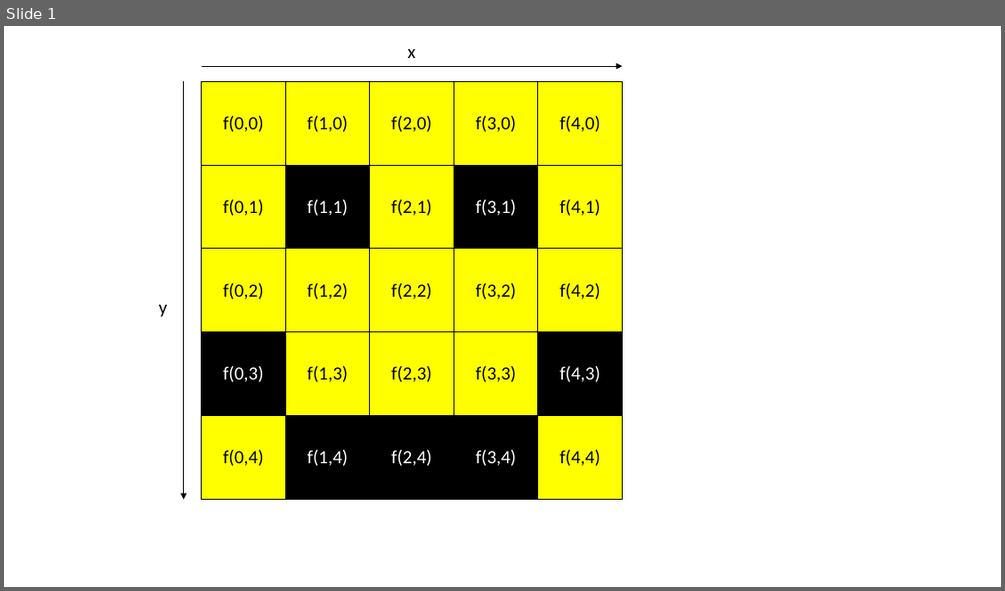
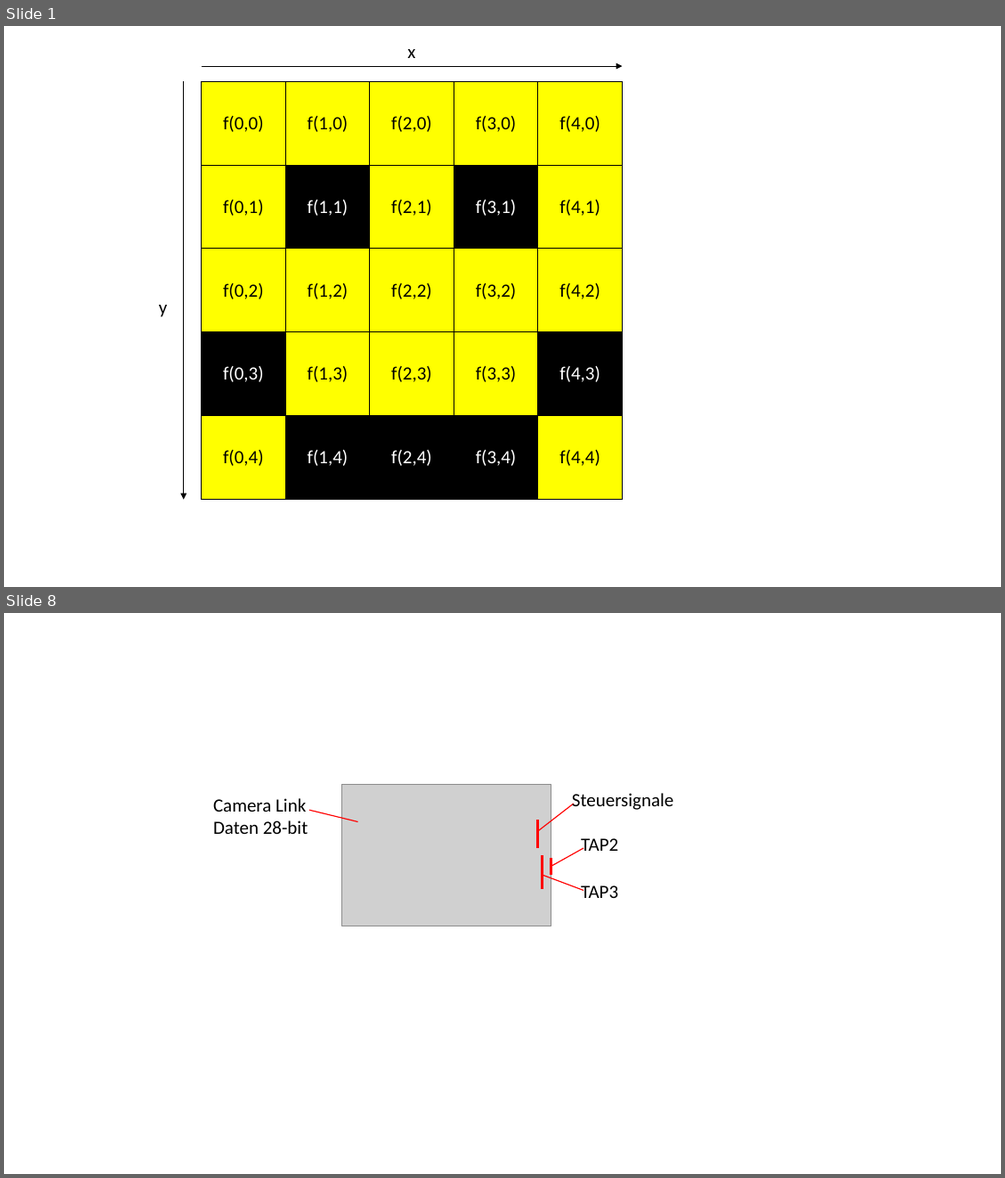
Before and after one commit to Chriss95De/Bachelors-Thesis-VHDL-Pattern-Detection, a slide deck: Dokumentation/Stand Oster/Grafiken.pptx. Shown one above the other, each under a label of ours: slide 1 before the commit, slides 1 and 8 after it; the slides between them are not shown. The pictures are 1005x591 and 1005x1178 pixels, drawn with LibreOffice and Linux fonts; fonts in the diff are those of the drawing; grey boxes stand for pictures. Boxes give left, top, right and bottom in pixels: in the first picture for what was removed or moved away, otherwise in the second. Text is boxed around its words. In the diff, an @@ line names an element or a change of style, - is before the commit and + after.

```diff
--- a/Dokumentation/Stand Oster/Grafiken.pptx
+++ b/Dokumentation/Stand Oster/Grafiken.pptx
@@ slide 8 added at (4, 613, 1001, 1174), background #FFFFFF @@
@@ text added at (213, 798, 308, 834), 18 pt, text #000000 @@
+Camera Link Daten 28-bit
@@ picture added at (342, 784, 551, 926) @@
@@ text added at (572, 793, 673, 810), 18 pt, text #000000 @@
+Steuersignale
@@ line added from (357, 821) to (309, 810), #FF0000 1 pt @@
@@ line added from (574, 803) to (537, 831), #FF0000 1 pt @@
@@ line added from (537, 820) to (537, 848), #FF0000 3 pt @@
@@ line added from (583, 848) to (551, 867), #FF0000 1 pt @@
@@ text added at (581, 838, 618, 851), 18 pt, text #000000 @@
+TAP2
@@ line added from (583, 891) to (542, 875), #FF0000 1 pt @@
@@ line added from (542, 855) to (542, 889), #FF0000 3 pt @@
@@ line added from (551, 858) to (551, 875), #FF0000 3 pt @@
@@ text added at (581, 885, 618, 898), 18 pt, text #000000 @@
+TAP3
```
Also in this commit, not shown: 6 other slides added, 14 other files.
